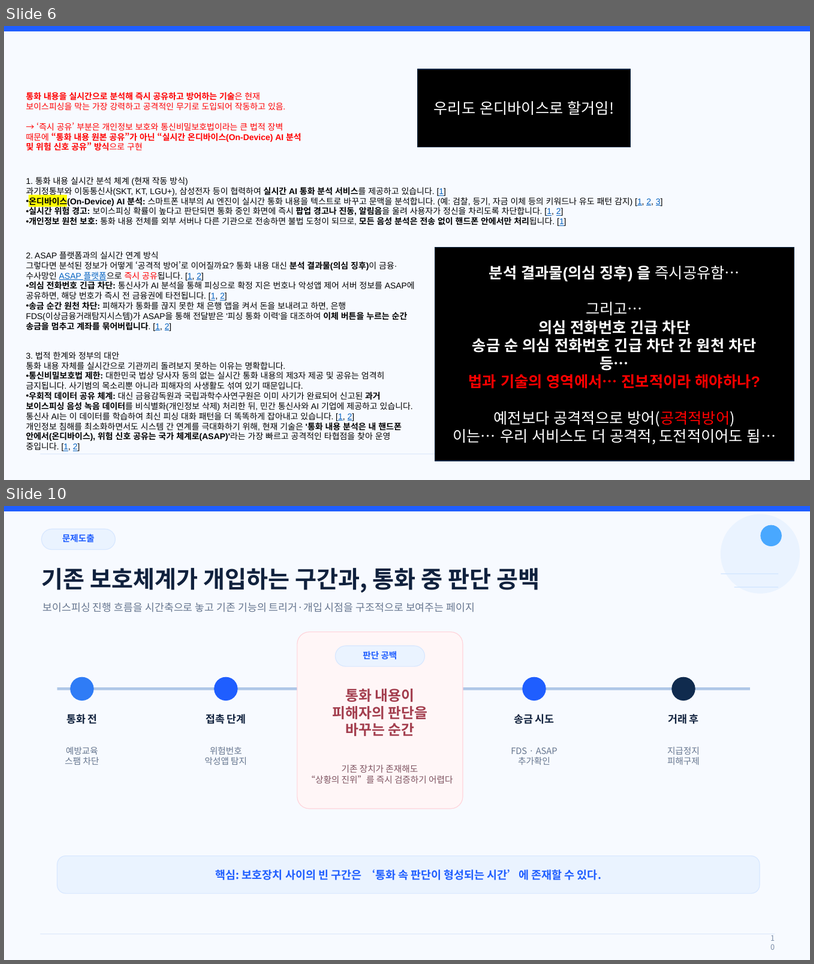
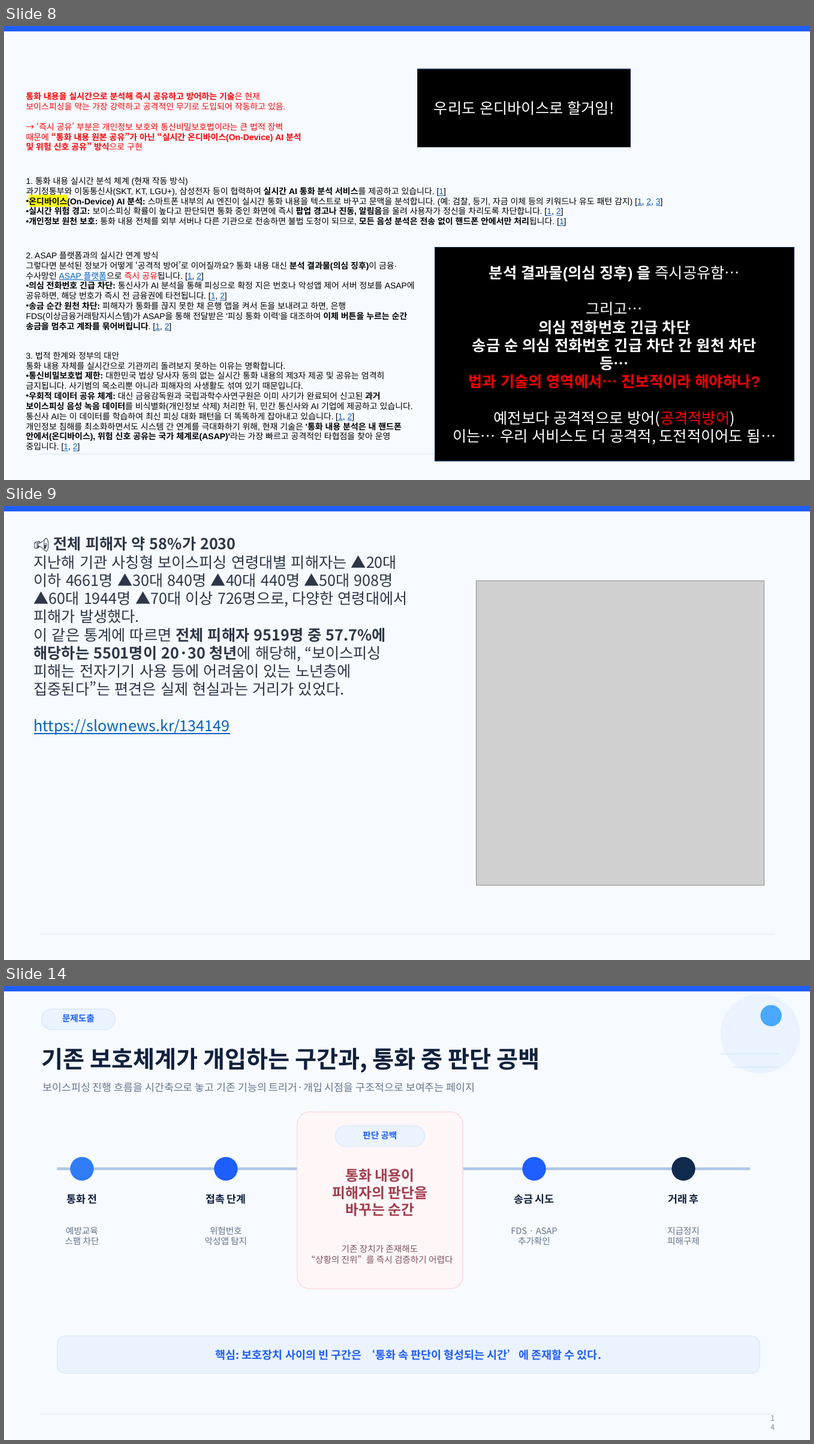
Before and after one commit to hamhj7694/AIXTeamProject2, a slide deck: 01_docs/01_proposal/01.frow/03_제안서 본작성.pptx. Shown one above the other, each under a label of ours: slides 6 and 10 before the commit, slides 8, 9 and 14 after it; the slides between them are not shown. The pictures are 814x964 and 814x1444 pixels, drawn with LibreOffice and Linux fonts; fonts in the diff are those of the drawing; grey boxes stand for pictures. Boxes give left, top, right and bottom in pixels: in the first picture for what was removed or moved away, otherwise in the second. Text is boxed around its words. In the diff, an @@ line names an element or a change of style, - is before the commit and + after.

```diff
--- a/01_docs/01_proposal/01.frow/03_제안서 본작성.pptx
+++ b/01_docs/01_proposal/01.frow/03_제안서 본작성.pptx
@@ slide 9 added at (4, 506, 810, 960), background #F7FAFF; not listed: 2 template elements that a slide beside it also shows @@
@@ text added at (34, 537, 408, 735), 18 pt, text #2D3748 @@
+📢 전체 피해자 약 58%가 2030
+지난해 기관 사칭형 보이스피싱 연령대별 피해자는 ▲20대 이하 4661명 ▲30대 840명 ▲40대 440명 ▲50대 908명 ▲60대 1944명 ▲70대 이상 726명으로, 다양한 연령대에서 피해가 발생했다.
+이 같은 통계에 따르면 전체 피해자 9519명 중 57.7%에 해당하는 5501명이 20·30 청년에 해당해, “보이스피싱 피해는 전자기기 사용 등에 어려움이 있는 노년층에 집중된다”는 편견은 실제 현실과는 거리가 있었다.
+https://slownews.kr/134149
@@ picture added at (477, 580, 765, 885) @@
@@ what was slide 6 is now slide 8 @@
@@ what was slide 10 is now slide 14 @@
@@ page number at (763, 1417, 782, 1428): text changed @@
-10
+14
```
Also in this commit, not shown: 6 slides changed, 4 other slides added, 1 other file.
